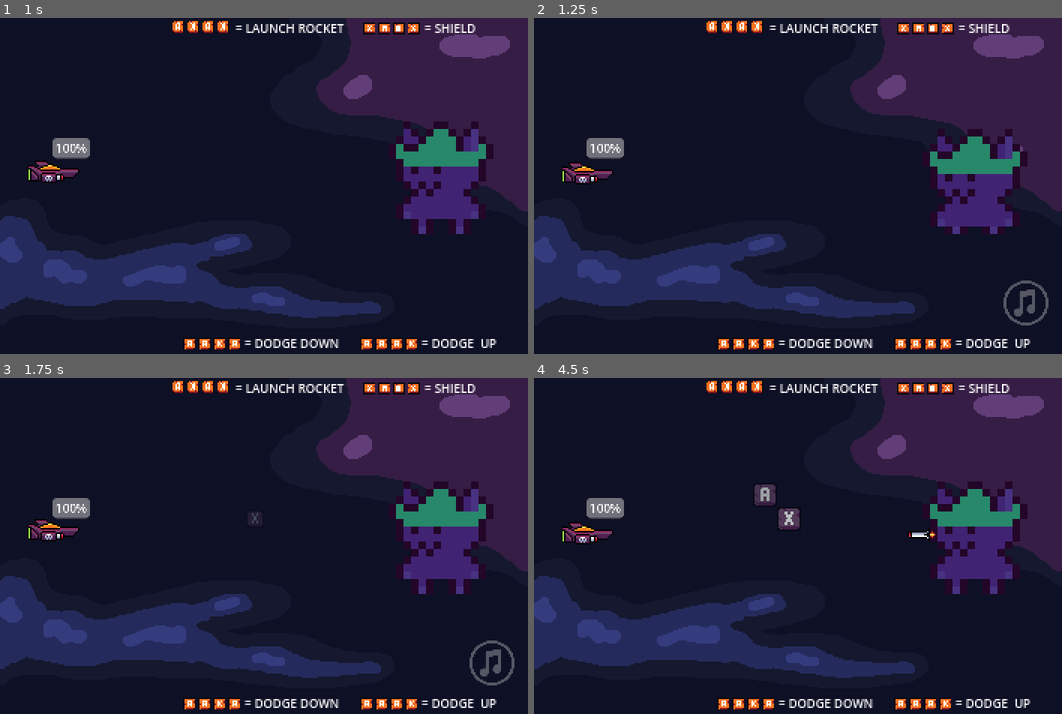
Above: before the commit, frames 1-4 (two rows, left to right).
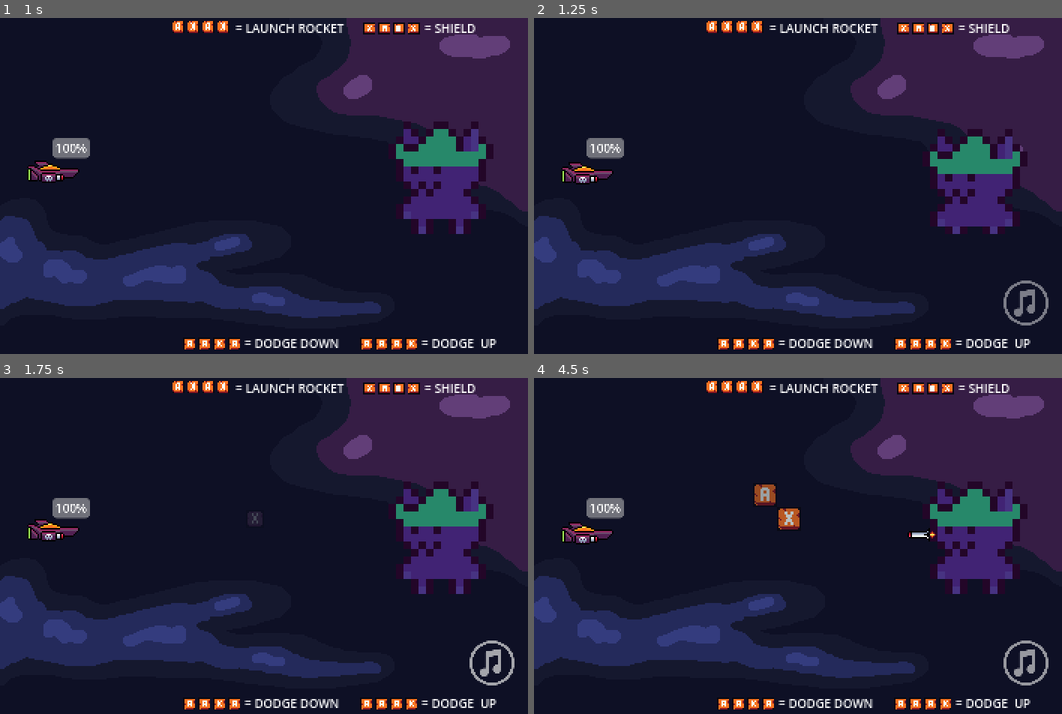
Above: after the commit, the same moments.

Repository: suddenbackward/versionsonV1
Game: Godot game, scene res://Scenes/main_menu.tscn
The game is run twice, just before and just after one commit, with the same random seed, the same clock (stepped at 60 frames per second) and the same inputs.
Inputs:
- Up to frame 1 (1 s): click "play" at 0.5 s
- Up to frame 2 (1.25 s): no input
- Up to frame 3 (1.75 s): tap Enter at 1.25 s; tap X at 1.35 s
- Up to frame 4 (4.5 s): hold A 2.03-2.78 s; tap X every 0.75 s from 2.1 to 4.35 s; hold A from 4.28 s (still down)

Frame 1 is identical in both runs. In frame 2, 0.4% of the frame differs, in the area x 88-98%, y 78-92%; in frame 3, 0.4%; in frame 4, 0.8%, in the area x 41-98%, y 31-92%.

Commit message:
Vrai push

Diff:
--- a/Scenes/node_2d.tscn
+++ b/Scenes/node_2d.tscn
@@ -1,8 +1,7 @@
-[gd_scene load_steps=27 format=3 uid="uid://d0dqpb3ktk2ij"]
+[gd_scene load_steps=31 format=3 uid="uid://d0dqpb3ktk2ij"]
 
 [ext_resource type="Script" path="res://Scripts/main.gd" id="1_dp077"]
 [ext_resource type="Texture2D" uid="uid://cuvwmc4gb45a0" path="res://Sprites/background.png" id="2_ujmm0"]
-[ext_resource type="AudioStream" uid="uid://dph2ktqdkelst" path="res://Sounds/looming.wav" id="2_y2i4i"]
 [ext_resource type="Script" path="res://Scripts/player.gd" id="3_xeqbp"]
 [ext_resource type="Texture2D" uid="uid://b7egl7w2mjh1n" path="res://Frames/prplcat3.png" id="3_ybe8l"]
 [ext_resource type="Script" path="res://Scripts/progress_bar.gd" id="5_3fpsl"]
@@ -14,7 +13,11 @@
 [ext_resource type="Texture2D" uid="uid://djd2guly3oxbp" path="res://Sprites/white_musicOn.png" id="12_uw83d"]
 [ext_resource type="Texture2D" uid="uid://86rsb7tmjcqa" path="res://Sprites/input_dodge_down.png" id="13_5g4uu"]
 [ext_resource type="Texture2D" uid="uid://b8drw7wgxvkvw" path="res://Sprites/input_dodge_up.png" id="14_ul7yo"]
+[ext_resource type="AudioStream" uid="uid://dwcighet0okv2" path="res://Sounds/MUS/DrumLVL1loop.ogg" id="15_4fl6i"]
 [ext_resource type="Texture2D" uid="uid://cnqqtvlj4ysia" path="res://Sprites/input_shield.png" id="15_blxpr"]
+[ext_resource type="AudioStream" uid="uid://cod3nded54cdb" path="res://Sounds/MUS/neutraltempo.ogg" id="15_dprfj"]
+[ext_resource type="AudioStream" uid="uid://ghwpstiqquc0" path="res://Sounds/MUS/DrumLVL2loop.ogg" id="16_mask8"]
+[ext_resource type="AudioStream" uid="uid://b2maslugsnlva" path="res://Sounds/MUS/BassLVL1loop.ogg" id="17_jnhqt"]
 
 [sub_resource type="LabelSettings" id="LabelSettings_i4e32"]
 line_spacing = 0.0
@@ -82,6 +85,65 @@
 
 [sub_resource type="StyleBoxTexture" id="StyleBoxTexture_1b1nq"]
 texture = ExtResource("12_uw83d")
+
+[sub_resource type="AudioStreamInteractive" id="AudioStreamInteractive_3x82e"]
+clip_count = 4
+clip_0/name = &"Tempo"
+clip_0/stream = ExtResource("15_dprfj")
+clip_0/auto_advance = 0
+clip_1/name = &"DRUM1"
+clip_1/stream = ExtResource("15_4fl6i")
+clip_1/auto_advance = 0
+clip_2/name = &"DRUM2"
+clip_2/stream = ExtResource("16_mask8")
+clip_2/auto_advance = 0
+clip_3/name = &"Bass1"
+clip_3/stream = ExtResource("17_jnhqt")
+clip_3/auto_advance = 0
+_transitions = {
+Vector2i(0, 0): {
+"fade_beats": 1,
+"fade_mode": 4,
+"from_time": 0,
+"to_time": 1
+},
+Vector2i(0, 1): {
+"fade_beats": 1,
+"fade_mode": 4,
+"from_time": 2,
+"to_time": 0
+},
+Vector2i(1, 0): {
+"fade_beats": 1,
+"fade_mode": 0,
+"from_time": 0,
+"to_time": 1
+},
+Vector2i(1, 2): {
+"fade_beats": 1,
+"fade_mode": 3,
+"from_time": 2,
+"to_time": 0
+},
+Vector2i(2, 0): {
+"fade_beats": 1,
+"fade_mode": 0,
+"from_time": 0,
+"to_time": 1
+},
+Vector2i(2, 3): {
+"fade_beats": 1,
+"fade_mode": 4,
+"from_time": 1,
+"to_time": 0
+},
+Vector2i(3, 0): {
+"fade_beats": 1,
+"fade_mode": 0,
+"from_time": 0,
+"to_time": 1
+}
+}
 
 [node name="Main" type="Node2D"]
 script = ExtResource("1_dp077")
@@ -234,10 +296,13 @@
 
 [node name="BeatTimer" type="Timer" parent="RythmBar"]
 script = ExtResource("6_oevdq")
+bpm = 110
 
 [node name="AudioStreamPlayer" type="AudioStreamPlayer" parent="RythmBar"]
-stream = ExtResource("2_y2i4i")
-volume_db = -16.745
+stream = SubResource("AudioStreamInteractive_3x82e")
+volume_db = -6.531
+max_polyphony = 2
+bus = &"MUS"
 
 [node name="SubBeatTimer" type="Timer" parent="RythmBar"]
 
Not shown, added: Sounds/MUS/BassArpLVL1loop.ogg.import
Not shown, added: Sounds/MUS/BassLVL1loop.ogg.import
Not shown, added: Sounds/MUS/BassLVL2loop.ogg.import
Not shown, added: Sounds/MUS/DrumLVL1loop.ogg.import
Not shown, added: Sounds/MUS/DrumLVL2loop.ogg.import
Not shown, added: Sounds/MUS/DrumLVL3loop.ogg.import
Not shown, added: Sounds/MUS/GuitareLVL1loop.ogg.import
Not shown, added: Sounds/MUS/GuitareLVL2loop.ogg.import
Not shown, added: Sounds/MUS/neutraltempo.ogg.import
Not shown, added: Sounds/SFX/chakasnes.ogg.import
Not shown, added: Sounds/SFX/dodge1.wav.import
Not shown, added: Sounds/SFX/dodge2.wav.import
(and 44 more such lines)
